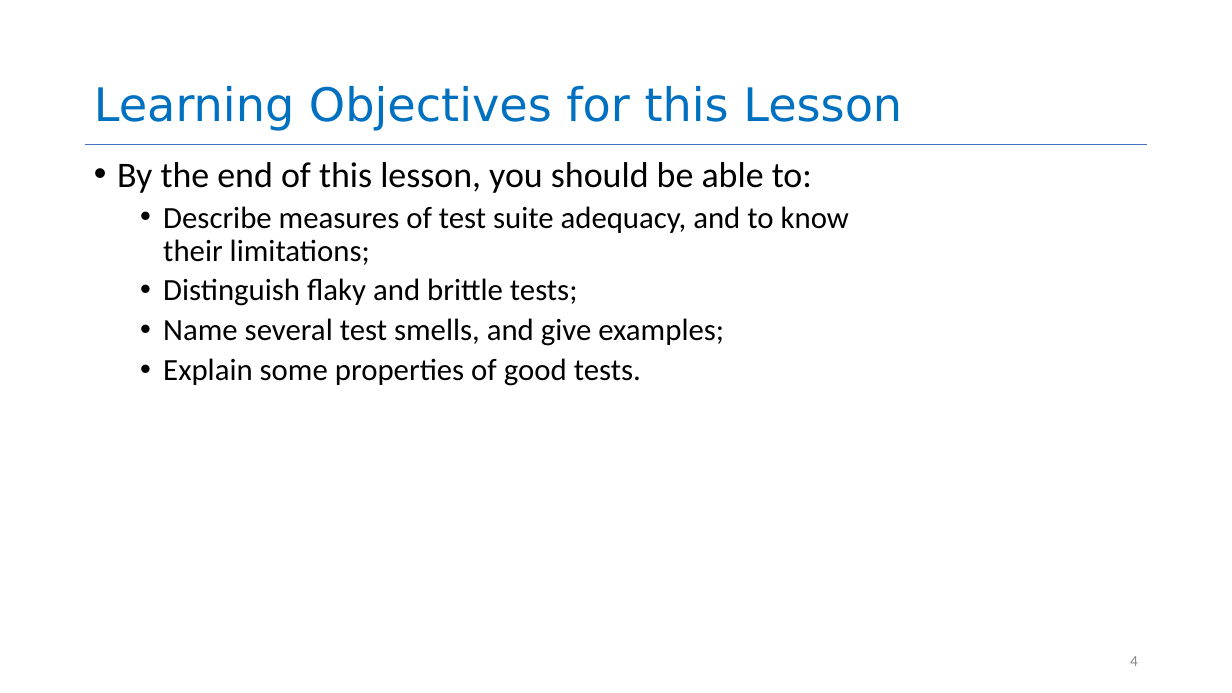
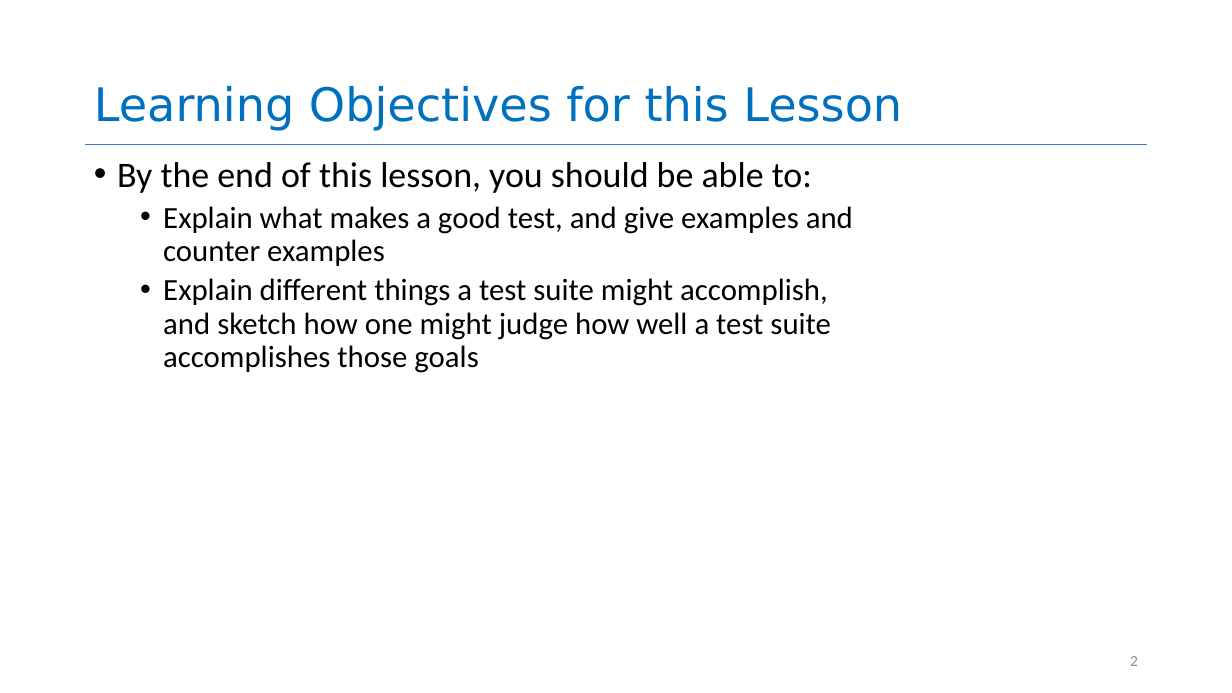
Before and after one commit to neu-se/CS4530-Spring-2022, a slide deck: slide 2 of Slides/Lesson 5.2 Evaluating Tests.pptx (slide 4 before the commit). Drawn at 1232x693 pixels with LibreOffice and Linux fonts; fonts in the diff are those of the drawing. Boxes give left, top, right and bottom in pixels: in the first picture for what was removed or moved away, otherwise in the second. Text is boxed around its words. In the diff, an @@ line names an element or a change of style, - is before the commit and + after.

```diff
--- a/Slides/Lesson 5.2 Evaluating Tests.pptx
+++ b/Slides/Lesson 5.2 Evaluating Tests.pptx
@@ text at [163,206,853,373]: text changed @@
-  • Describe measures of test suite adequacy, and to know their limitations;
-  • Distinguish flaky and brittle tests;
-  • Name several test smells, and give examples;
-  • Explain some properties of good tests.
+  • Explain what makes a good test, and give examples and counter examples
+  • Explain different things a test suite might accomplish, and sketch how one might judge how well a test suite accomplishes those goals
@@ page number at [1130,656,1138,666]: text changed @@
-4
+2
```
Also in this commit, not shown: 16 other slides changed, 14 slides added, 7 slides removed.
